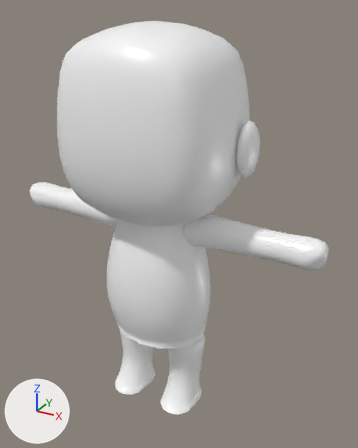
Before and after pictures for a commit that changed the glTF model assets/characters/Blank_Character/Blank_Character.glb.
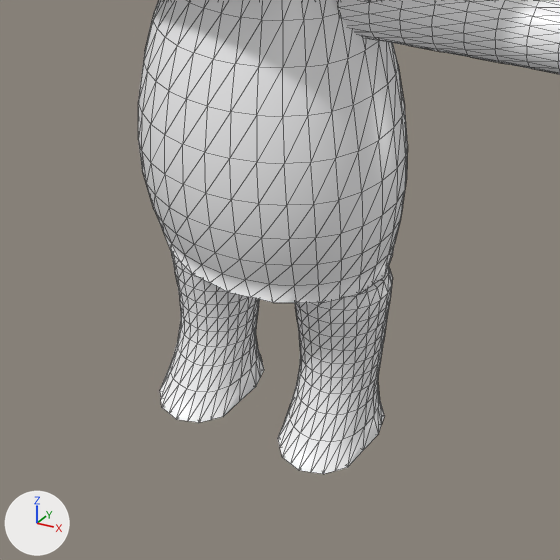
Each version appears first whole from a 50 mm lens placed at (1.269, -2.084, 2.154), pointed at (0.085, 0.069, 1.078), and next in a close-up on the part from 15% to 75% of the width and 52% to 100% of the height. Lighting does not change. The marker at lower left points along +X, +Y and +Z. The first two pictures are the older version. The close-ups show mesh edges as thin lines. Vertices at exactly the same position are counted once.

The first close-up shows 'Blank_ArmLeft', 'Blank_Body', 'Blank_LegLeft', 'Blank_LegRight'.
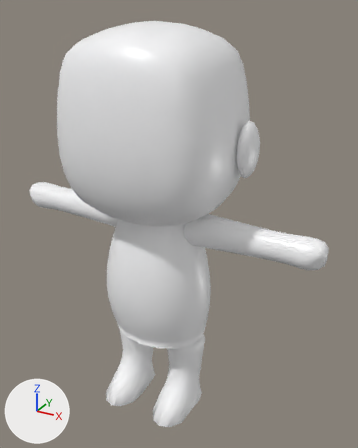
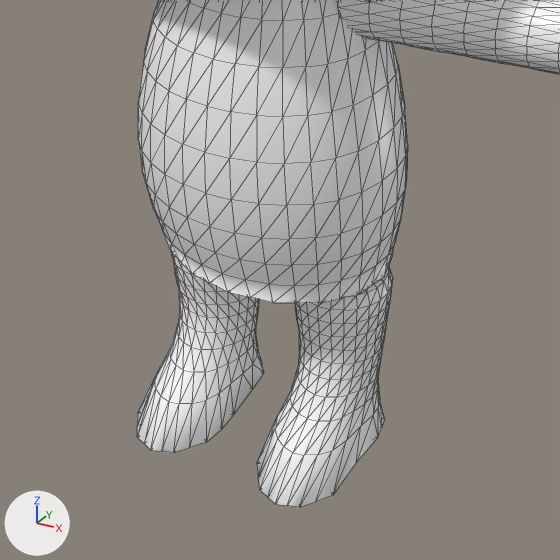
Edits to the bpy script that builds the scene:
```text
Change me_blank_legleft:
    used by ob_blank_legleft; location = (0.0, 0.0, 0.0)
    remove me_blank_legleft.from_pydata(...)  # 314 vertices, 624 faces; spans x 0.053..0.277, y -0.2..0.112, z 0.006..0.44
    add me_blank_legleft.from_pydata(...)  # 314 vertices, 624 faces; spans x 0.053..0.277, y -0.302..0.112, z 0.002..0.44
    me_blank_legleft part 1: 100 of 314 vertices moved; they spanned x 0.06..0.27, y -0.2..0.105, z 0.006..0.2 and now span x 0.06..0.27, y -0.302..0.105, z 0.002..0.202; mean shift (0.0, -0.029, 0.001); largest move (0.165, -0.2, 0.01) -> (0.165, -0.302, 0.002)
Change me_blank_legright:
    used by ob_blank_legright; location = (0.0, 0.0, 0.0)
    remove me_blank_legright.from_pydata(...)  # 314 vertices, 624 faces; spans x -0.277..-0.053, y -0.2..0.112, z 0.006..0.44
    add me_blank_legright.from_pydata(...)  # 314 vertices, 624 faces; spans x -0.277..-0.053, y -0.302..0.112, z 0.002..0.44
    me_blank_legright part 2: 295 of 314 vertices moved; they spanned x -0.277..-0.053, y -0.2..0.109, z 0.006..0.438 and now span x -0.277..-0.053, y -0.302..0.109, z 0.002..0.438; mean shift (0.0, -0.01, 0.0); largest move (-0.053, 0.0, 0.398) -> (-0.277, 0.0, 0.398)
```

Where the change shows, as pixel boxes (x1, y1, x2, y2) in the close-ups (560 x 560 px; the box of a moved part takes in the faces that stretch with it):
'Blank_LegLeft', reshaped (18% wider, 16% taller): before (278, 266, 393, 474); after (257, 266, 393, 507)
'Blank_LegRight', reshaped (22% wider, 17% taller): before (160, 252, 264, 423); after (137, 252, 264, 453)
part 1 of me_blank_legleft, moved or reshaped: before (278, 339, 385, 474); after (257, 339, 385, 507)
